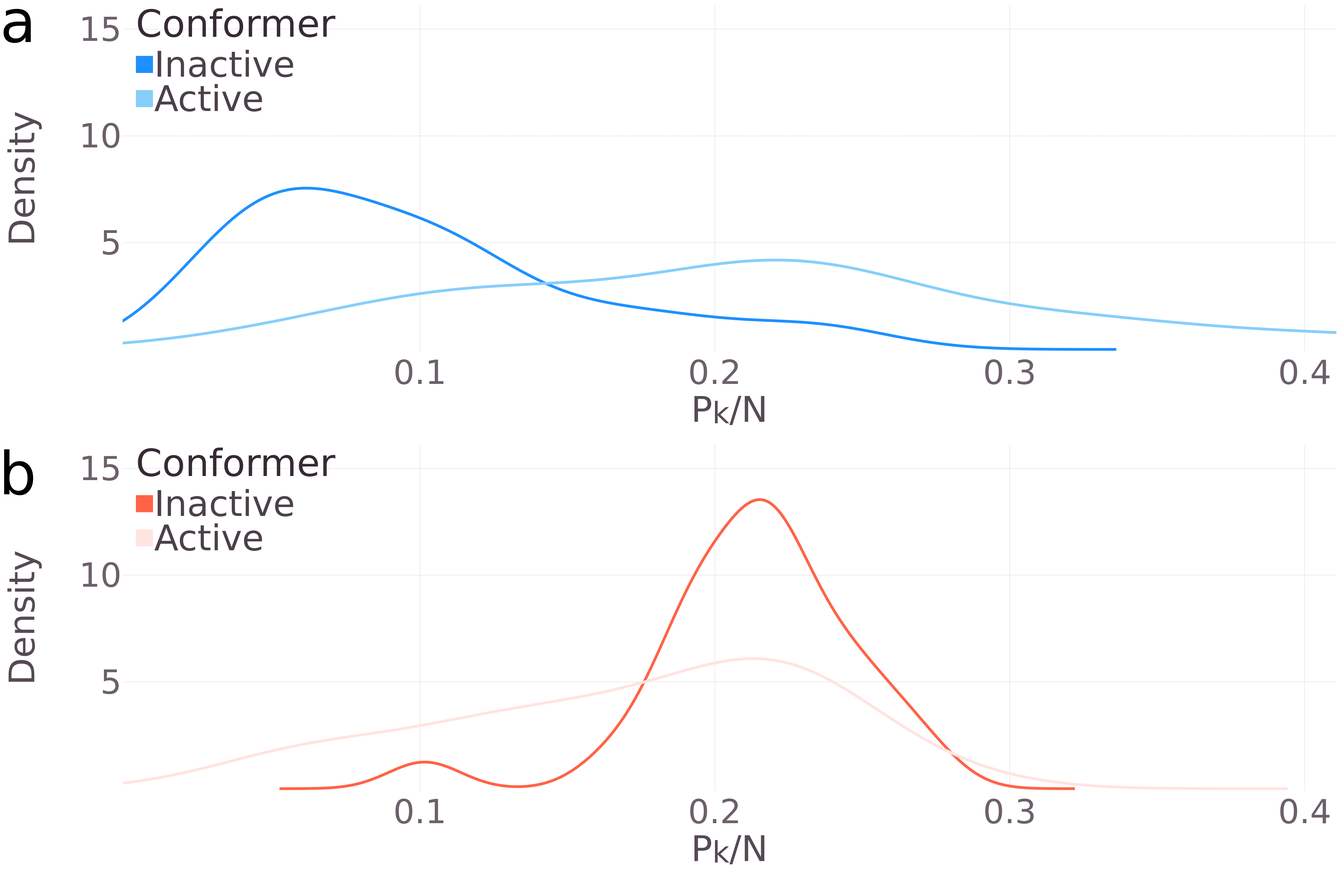
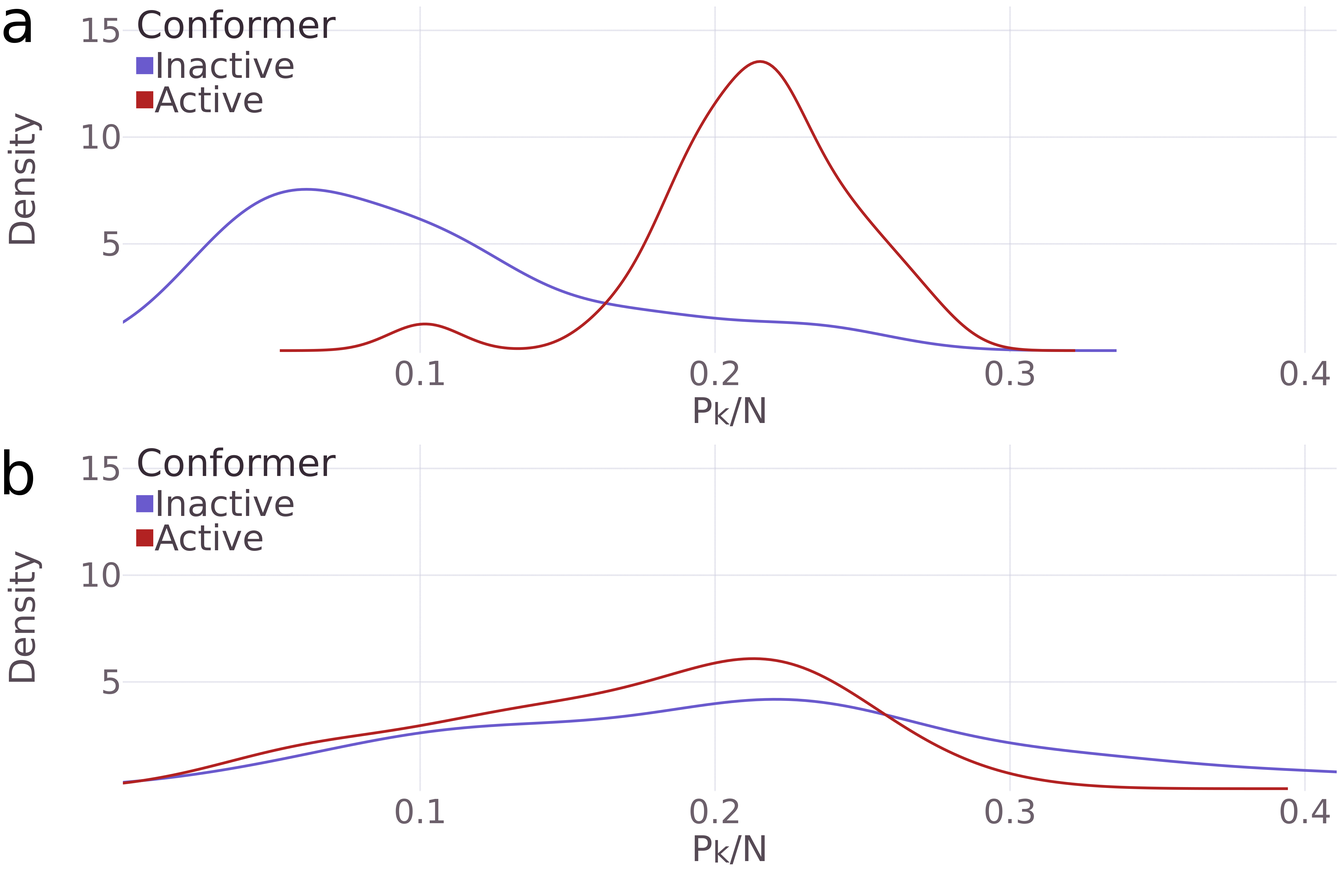
Before/after of a 1342px x 888px layered artwork. What changed in the layer stack:
renamed "4afig_pnu_im.png" to "Pasted Layer #1", moved it above "Pasted Layer", painted on it over (7, 5, 1337, 427)
moved "Pasted Layer" above "b", painted on it over (7, 444, 1337, 865)
